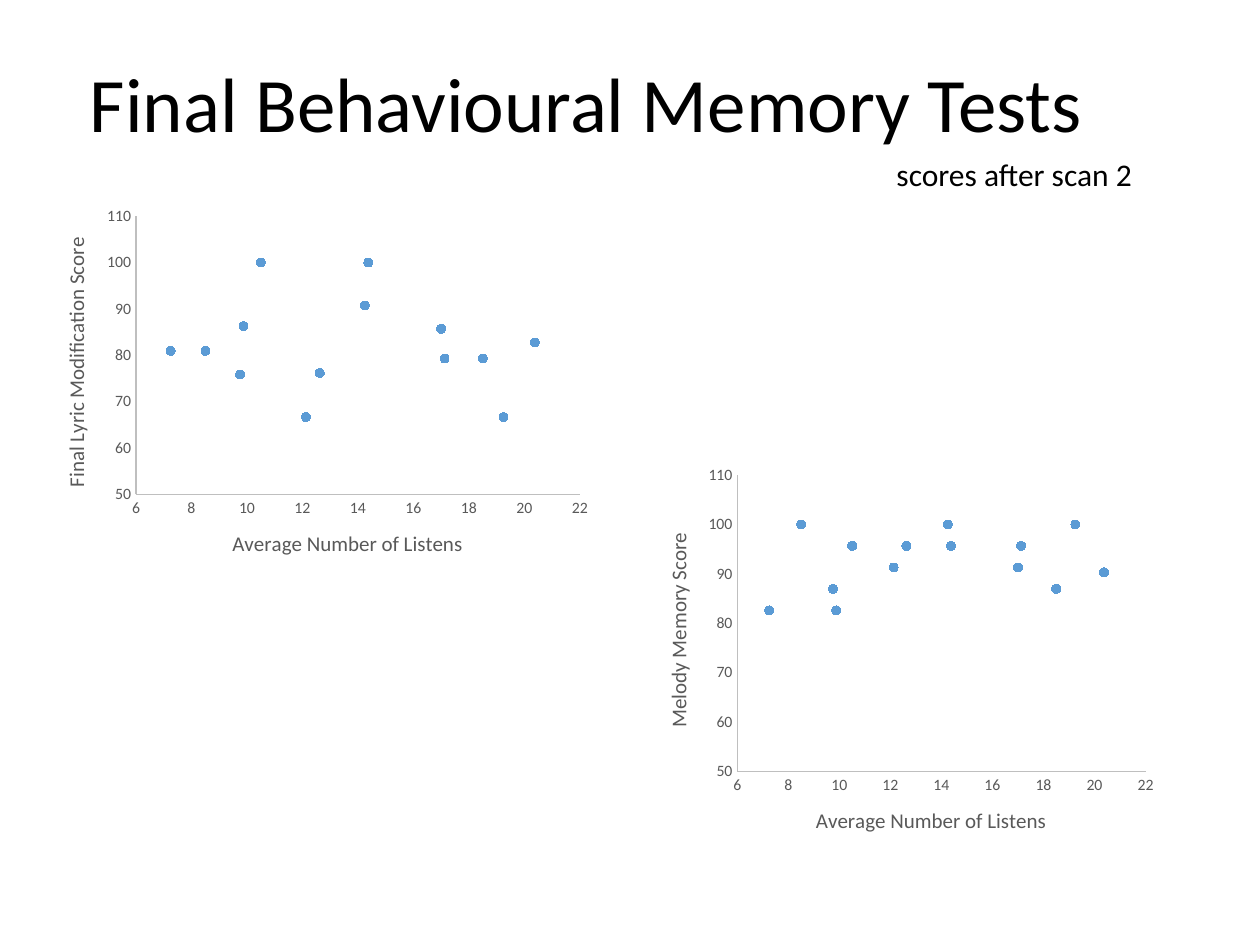
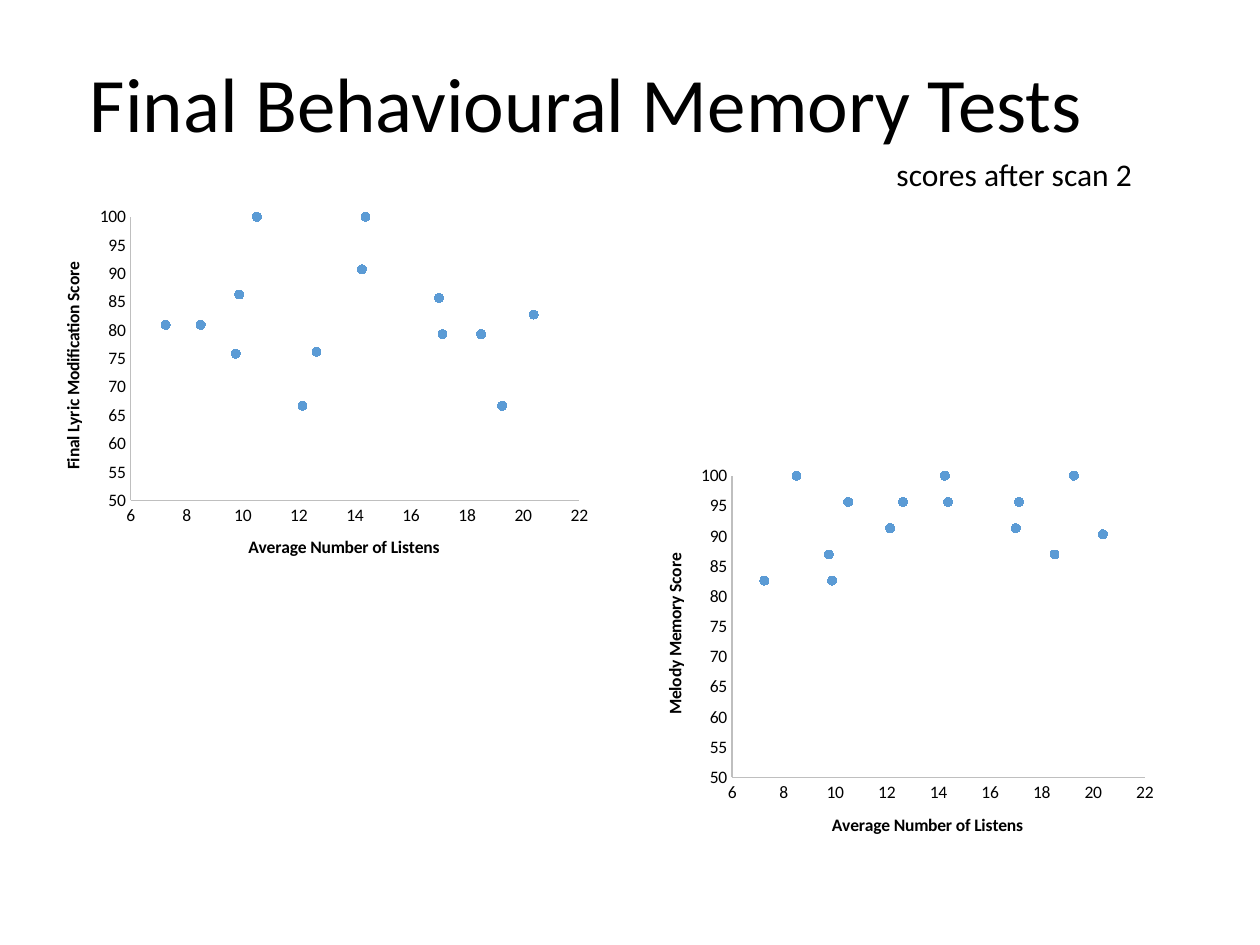
Before and after one commit to asternin/PhDProject, a slide deck: slide 10 of Meetings/2018.05.03-CommitteeMeeting.pptx. Drawn at 1260x945 pixels with LibreOffice and Linux fonts; fonts in the diff are those of the drawing. Boxes give left, top, right and bottom in pixels: in the first picture for what was removed or moved away, otherwise in the second. Text is boxed around its words. In the diff, an @@ line names an element or a change of style, - is before the commit and + after.

```diff
--- a/Meetings/2018.05.03-CommitteeMeeting.pptx
+++ b/Meetings/2018.05.03-CommitteeMeeting.pptx
@@ scatter chart at (35,199,598,583) @@
@@ category axis title "Average Number of Listens " to "Average Number of Listens" @@
@@ value axis title "Final Lyric Modification Score " to "Final Lyric Modification Score" @@
@@ category axis changed @@
@@ value axis changed @@
@@ scatter chart at (638,457,1164,861) @@
@@ category axis title "Average Number of Listens " to "Average Number of Listens" @@
@@ value axis title "Melody Memory Score " to "Melody Memory Score" @@
@@ category axis changed @@
@@ value axis changed @@
```
Also in this commit, not shown: 4 other slides changed, 6 other files.
